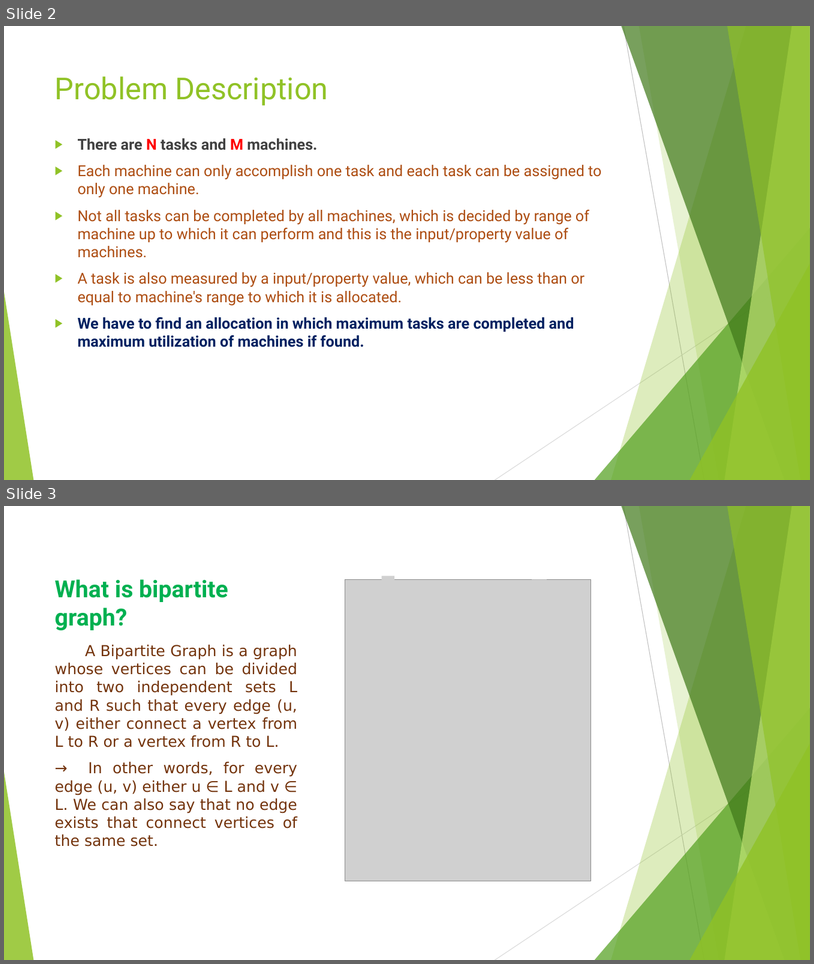
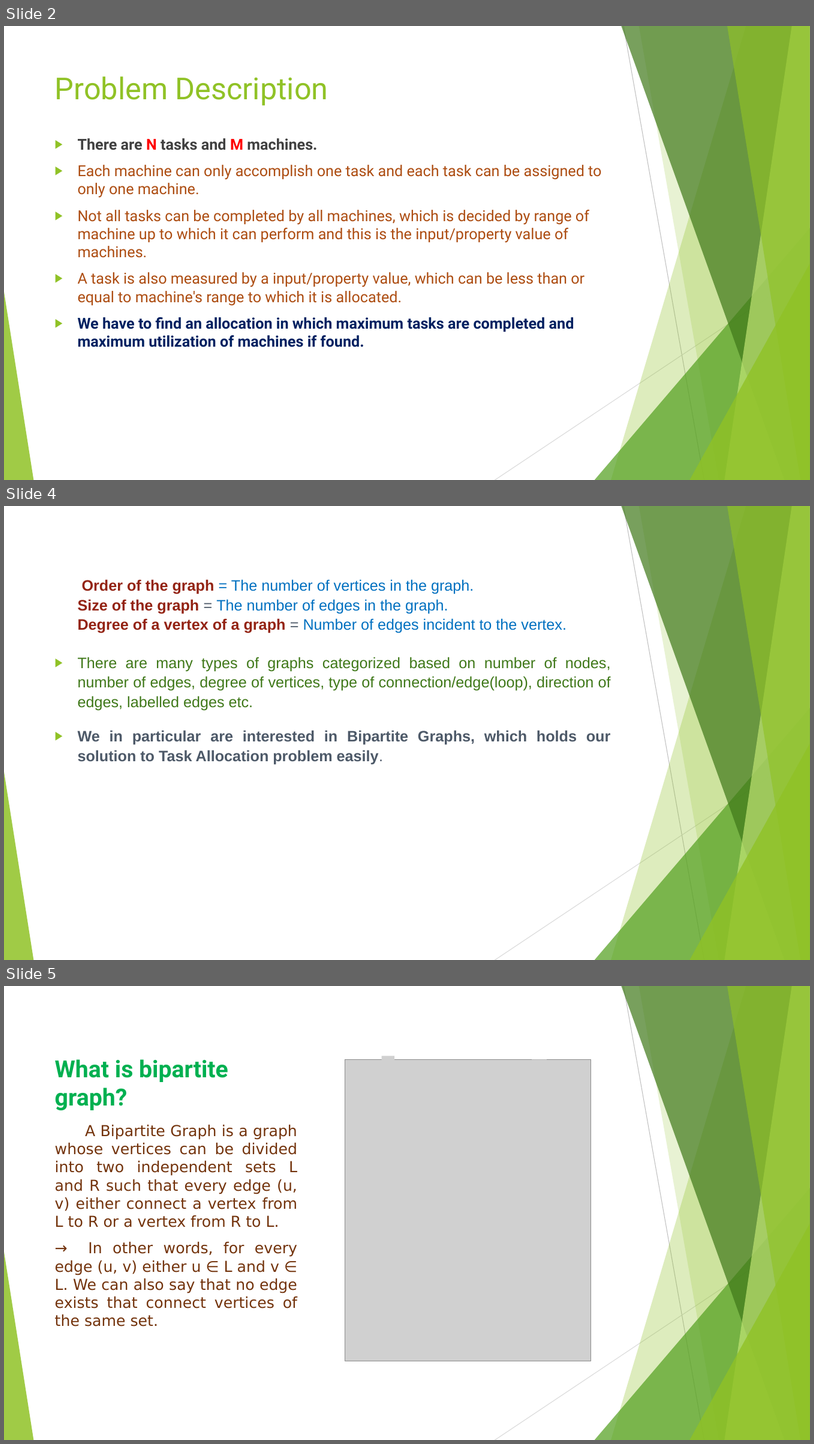
Before and after one commit to dhruv2803/DAA-Seminar, a slide deck: seminar.pptx. Shown one above the other, each under a label of ours: slides 2 and 3 before the commit, slides 2, 4 and 5 after it; the slides between them are not shown. The pictures are 814x964 and 814x1444 pixels, drawn with LibreOffice and Linux fonts; fonts in the diff are those of the drawing; grey boxes stand for pictures. Boxes give left, top, right and bottom in pixels: in the first picture for what was removed or moved away, otherwise in the second. Text is boxed around its words. In the diff, an @@ line names an element or a change of style, - is before the commit and + after.

```diff
--- a/seminar.pptx
+++ b/seminar.pptx
@@ slide 4 added at <box>4,506,810,960</box>, background #FFFFFF; not listed: 10 template elements that a slide beside it also shows @@
@@ title added at <box>78,579,567,633</box>, 18 pt, text #0070C0 @@
+Order of the graph = The number of vertices in the graph.
+Size of the graph = The number of edges in the graph.
+Degree of a vertex of a graph = Number of edges incident to the vertex.
@@ text added at <box>78,657,611,764</box>, 18 pt, text #3F7819 @@
+▶ There are many types of graphs categorized based on number of nodes, number of edges, degree of vertices, type of connection/edge(loop), direction of edges, labelled edges etc.
+▶ We in particular are interested in Bipartite Graphs, which holds our solution to Task Allocation problem easily.
@@ what was slide 3 is now slide 5 @@
```
Also in this commit, not shown: 1 slide changed, 16 other slides added, 1 other file.
